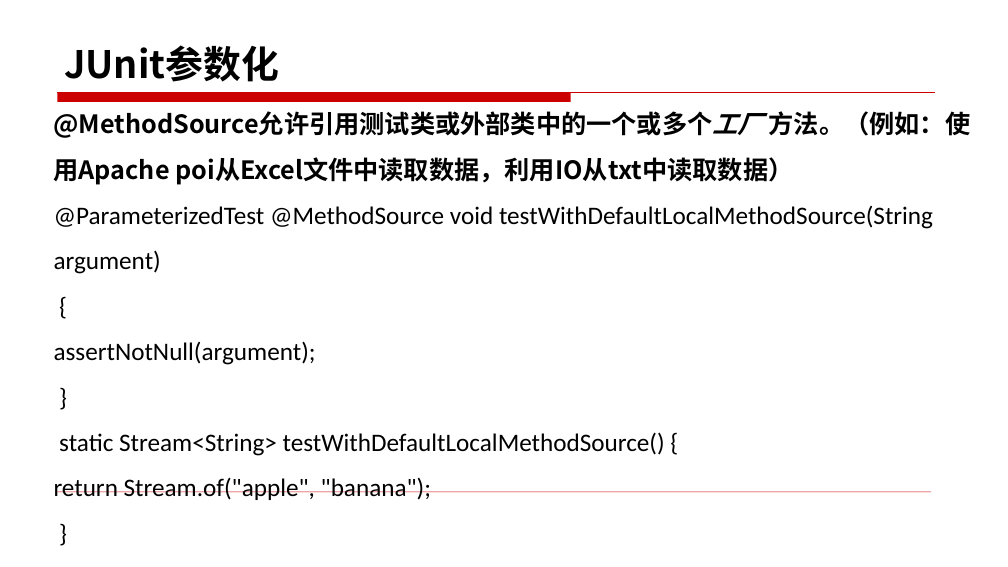
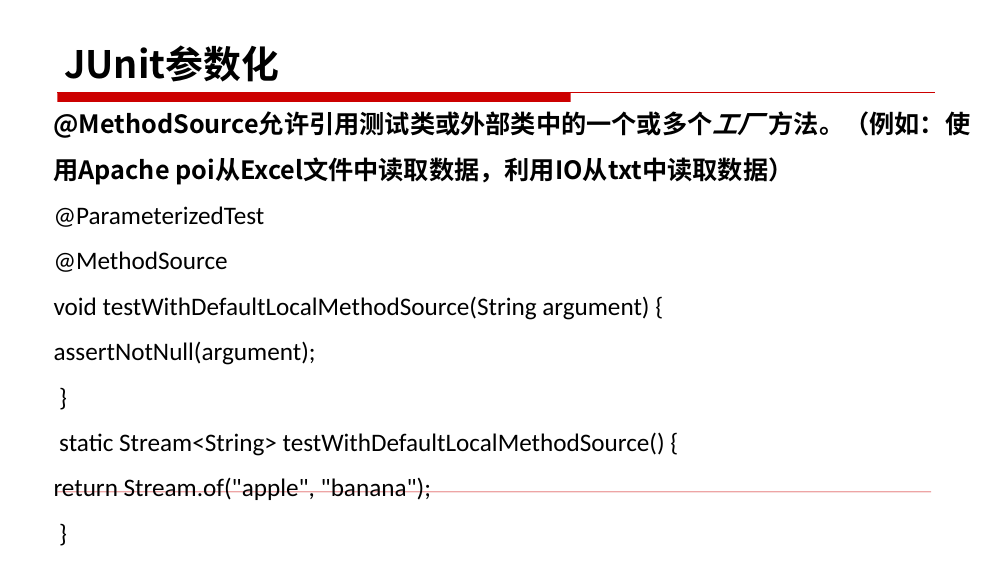
Before and after one commit to edu2act/course-foundation-software-tesing, a slide deck: slide 20 of materials/slides/7.2.pptx (slide 18 before the commit). Drawn at 1008x567 pixels with LibreOffice and Linux fonts; fonts in the diff are those of the drawing. Boxes give left, top, right and bottom in pixels: in the first picture for what was removed or moved away, otherwise in the second. Text is boxed around its words. In the diff, an @@ line names an element or a change of style, - is before the commit and + after.

```diff
--- a/materials/slides/7.2.pptx
+++ b/materials/slides/7.2.pptx
@@ text at (54, 206, 649, 320): text changed @@
-@ParameterizedTest @MethodSource void testWithDefaultLocalMethodSource(String argument)
-{
+@ParameterizedTest
+@MethodSource
+void testWithDefaultLocalMethodSource(String argument) {
```
Also in this commit, not shown: 4 other slides changed, 12 slides added, 5 slides removed.
